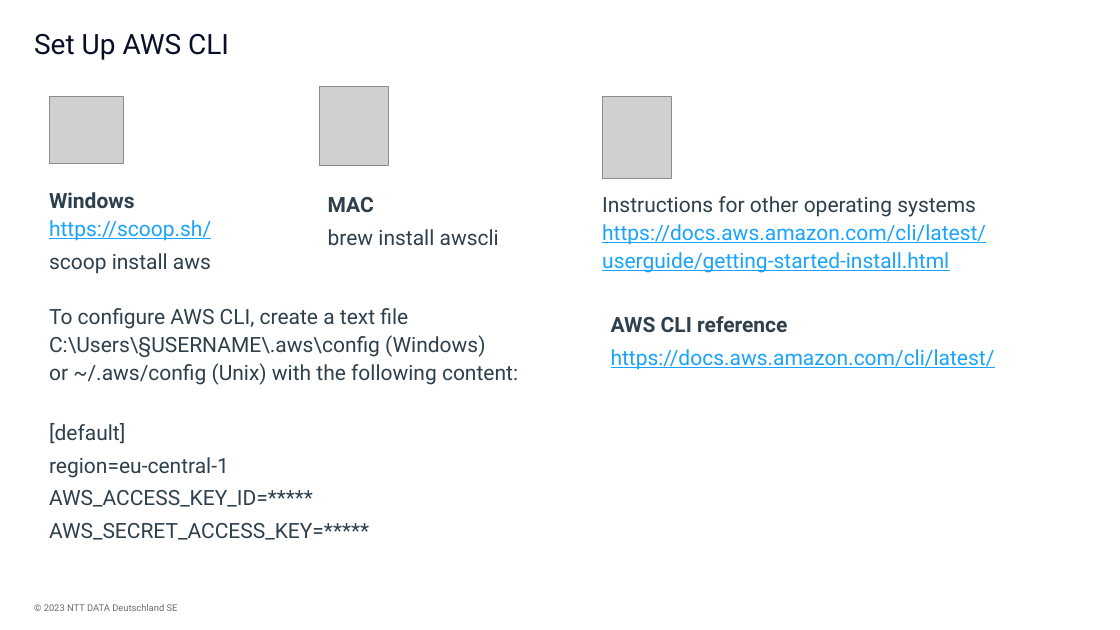
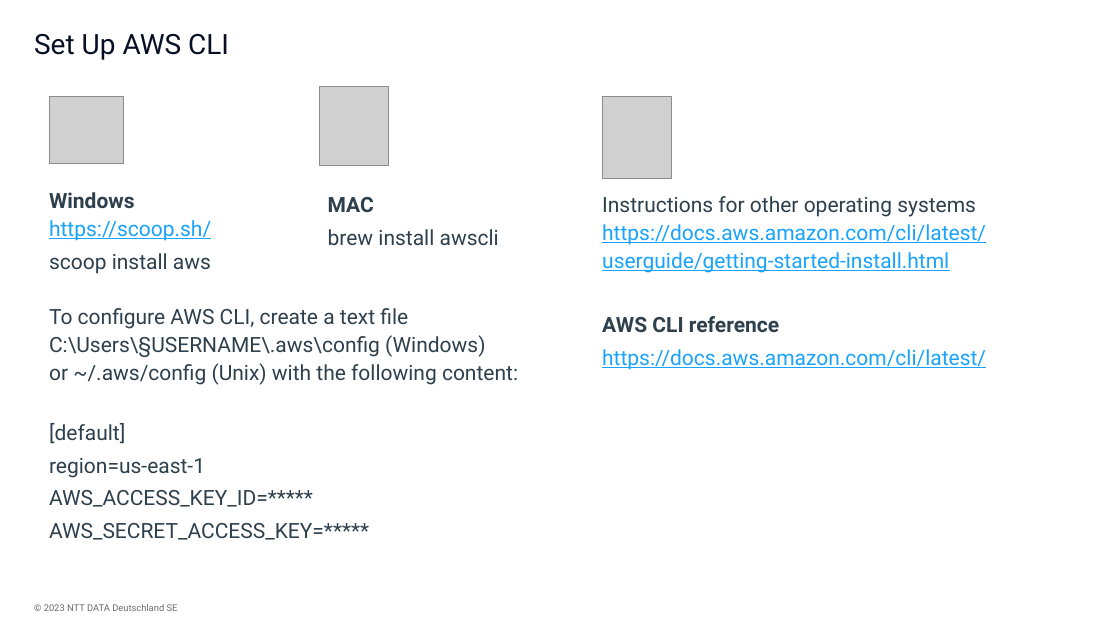
Before and after one commit to Nick36/aws-crash-course, a slide deck: slide 6 of AWS Crash Course.pptx. Drawn at 1120x630 pixels with LibreOffice and Linux fonts; fonts in the diff are those of the drawing; grey boxes stand for pictures; background and template pictures are left out. Boxes give left, top, right and bottom in pixels: in the first picture for what was removed or moved away, otherwise in the second. Text is boxed around its words. In the diff, an @@ line names an element or a change of style, - is before the commit and + after.

```diff
--- a/AWS Crash Course.pptx
+++ b/AWS Crash Course.pptx
@@ text "AWS CLI reference": place and size @@
-text "AWS CLI reference" at [611, 316, 995, 370]
+text "AWS CLI reference" at [602, 316, 986, 370]
@@ text at [49, 458, 205, 478]: text changed @@
-region=eu-central-1
+region=us-east-1
```
Also in this commit, not shown: 1 other slide changed, 1 other file.
